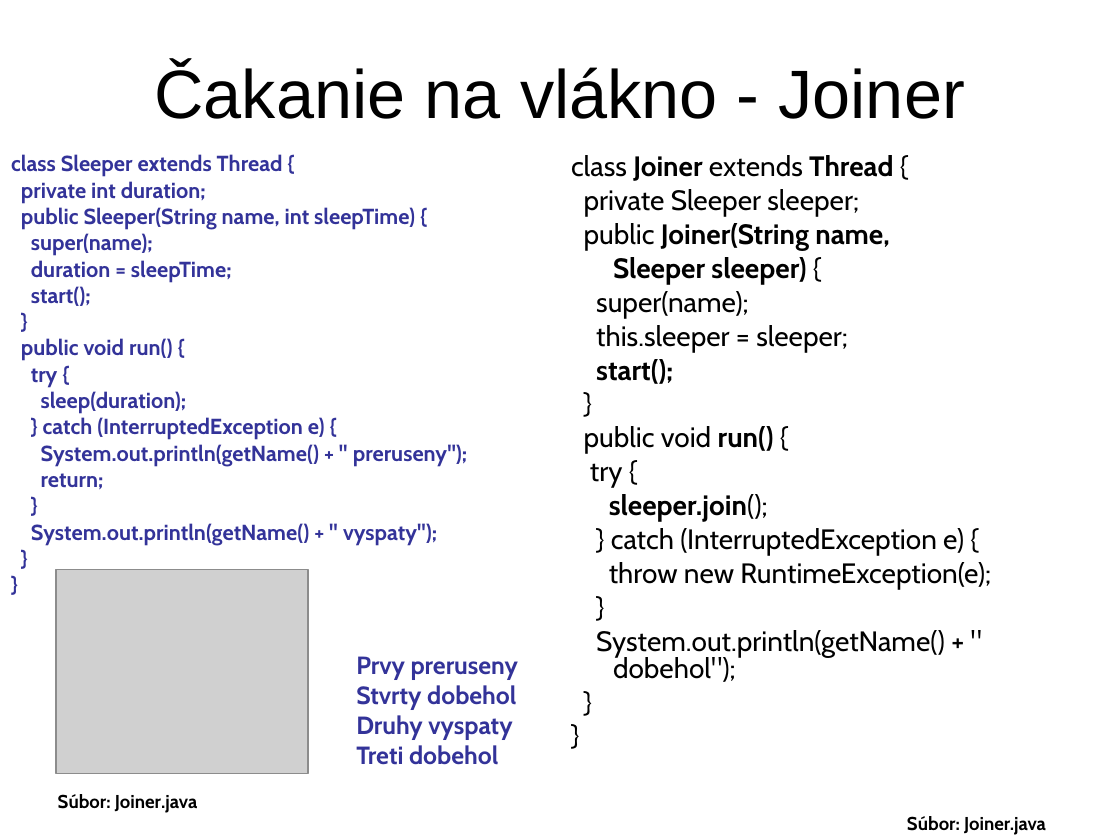
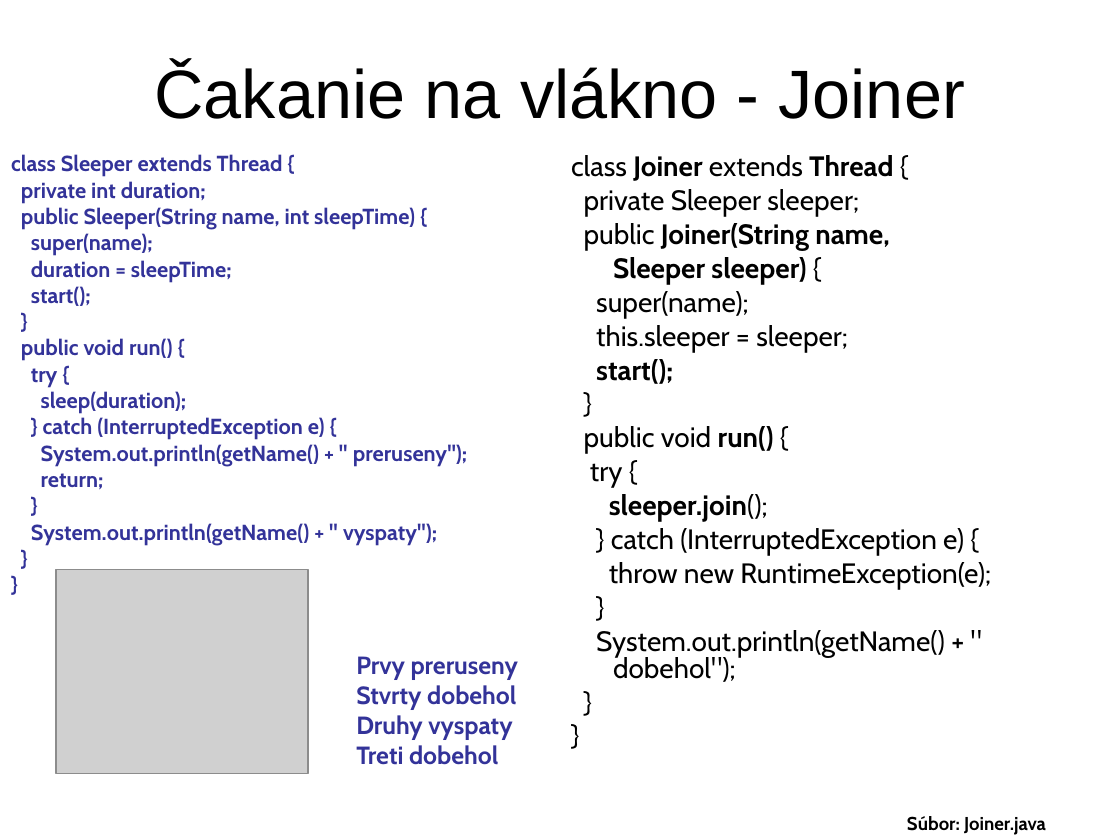
Before and after one commit to Programovanie4/Prednasky, a slide deck: slide 6 of 09/09_java.ppt. Drawn at 1120x840 pixels with LibreOffice and Linux fonts; fonts in the diff are those of the drawing; grey boxes stand for pictures. Boxes give left, top, right and bottom in pixels: in the first picture for what was removed or moved away, otherwise in the second. Text is boxed around its words. In the diff, an @@ line names an element or a change of style, - is before the commit and + after.

```diff
--- a/09/09_java.ppt
+++ b/09/09_java.ppt
@@ text removed at (x1=58, y1=794, x2=197, y2=813) @@
-Súbor: Joiner.java
```
Also in this commit, not shown: 7 other slides changed, 3 other files.
